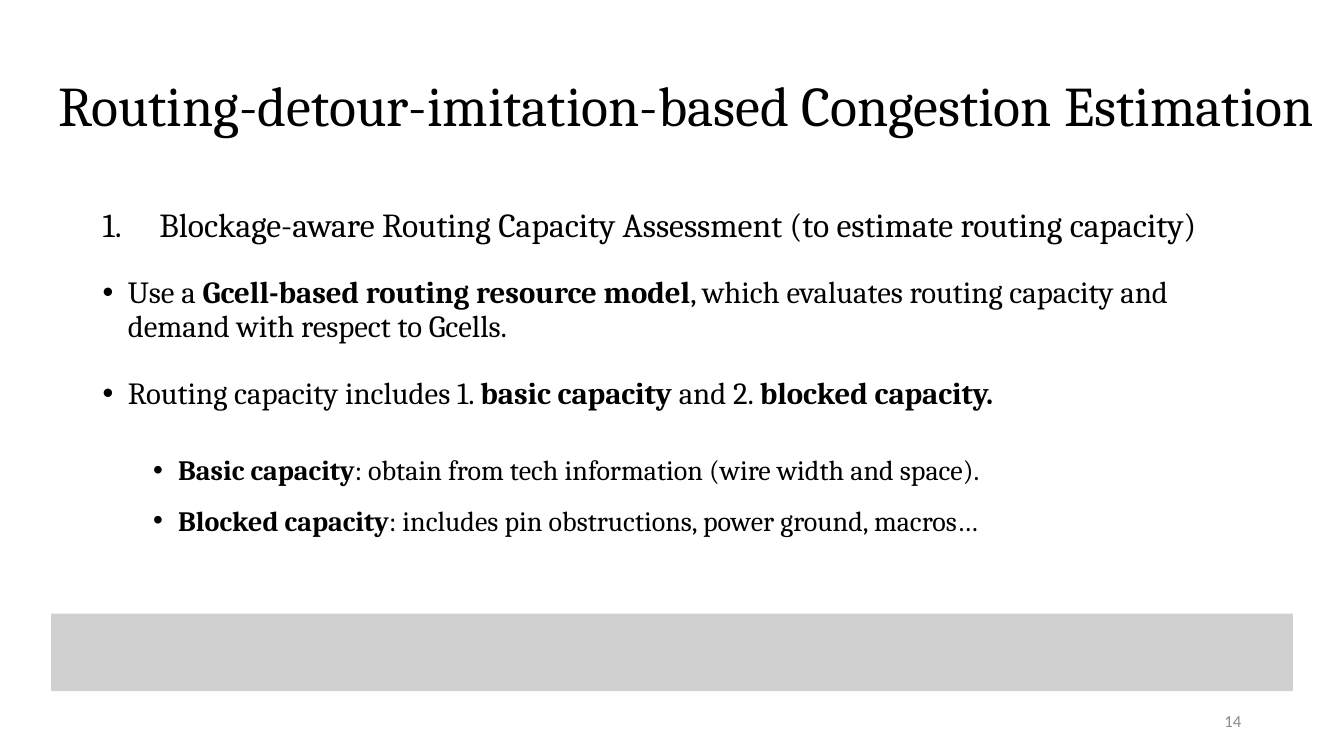
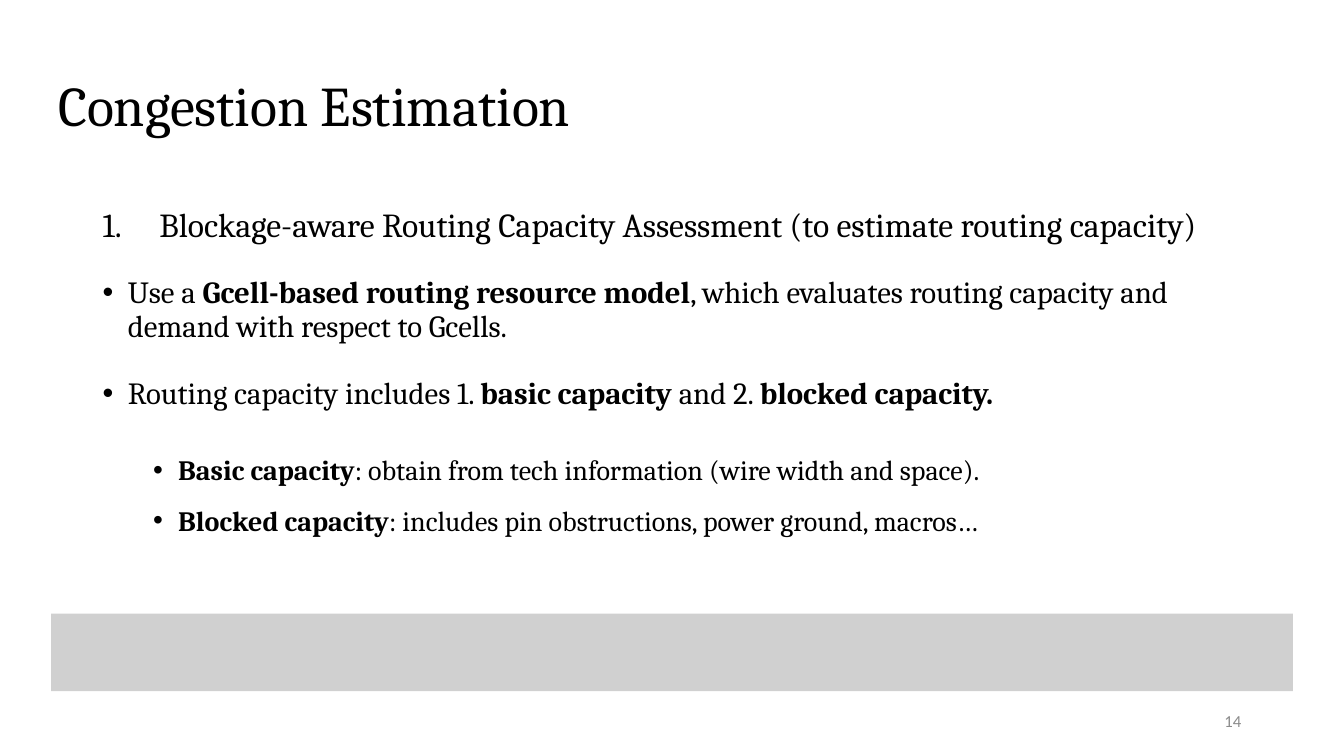
Before and after one commit to Pacific-Feng-Studuies/Studied-Papers, a slide deck: slide 15 of GM/Placement/PUFFER A Routability-Driven Placement Framework via Cell Padding/PUFFER A Routability-Driven Placement Framework via Cell Padding.pptx. Drawn at 1344x756 pixels with LibreOffice and Linux fonts; fonts in the diff are those of the drawing; grey boxes stand for pictures. Boxes give left, top, right and bottom in pixels: in the first picture for what was removed or moved away, otherwise in the second. Text is boxed around its words. In the diff, an @@ line names an element or a change of style, - is before the commit and + after.

```diff
--- a/GM/Placement/PUFFER A Routability-Driven Placement Framework via Cell Padding/PUFFER A Routability-Driven Placement Framework via Cell Padding.pptx
+++ b/GM/Placement/PUFFER A Routability-Driven Placement Framework via Cell Padding/PUFFER A Routability-Driven Placement Framework via Cell Padding.pptx
@@ title at (58, 88, 570, 139): text changed @@
-Routing-detour-imitation-based Congestion Estimation
+Congestion Estimation
```
Also in this commit, not shown: 7 other slides changed, 3 slides added, 2 other files.
